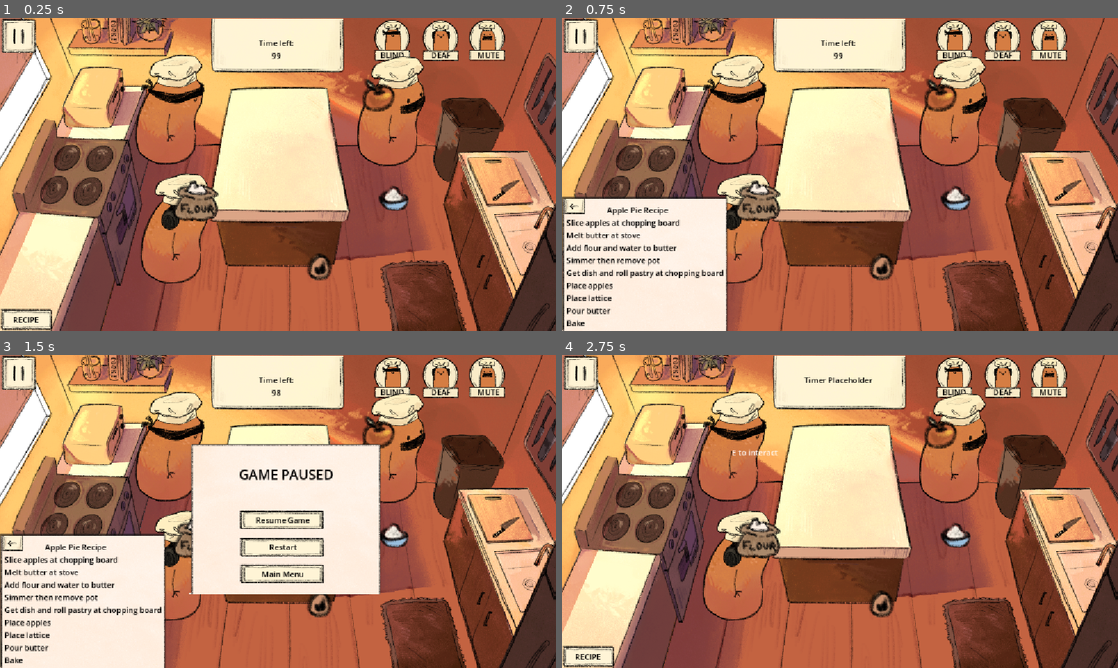
Above: before the commit, frames 1-4 (two rows, left to right).
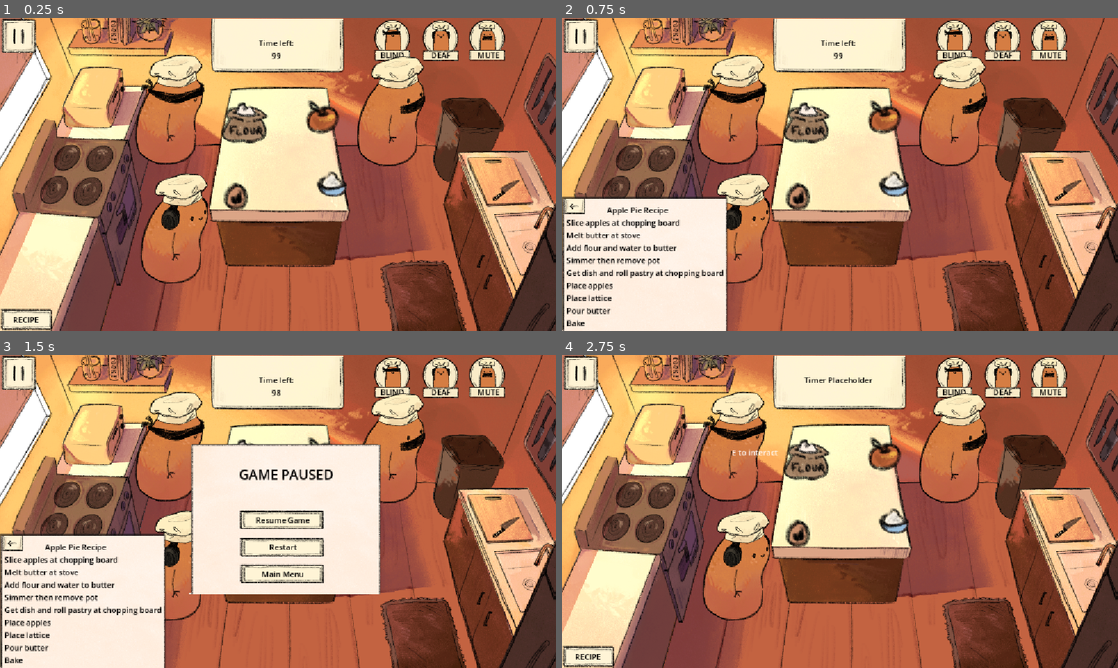
Above: after the commit, the same moments.

Repository: tszyana/SenselessChefs
Game: Godot game, scene res://scenes/kitchen.tscn
Two runs of this game, one before a commit and one after it. Both use one fixed random seed, a clock stepped at 60 frames per second and the inputs below. This scene is started directly instead of the project's main scene. The engine's default icon, where the game draws it, is replaced by a stand-in: a white triangle on a blue panel in a dark square.
Inputs (mouse positions are in pixels of both pictures, inside the frame that each line leads up to):
- Up to frame 1 (0.25 s): no input
- Up to frame 2 (0.75 s): click "RECIPE" at 0.5 s
- Up to frame 3 (1.5 s): click (16, 373) at 1.25 s
- Up to frame 4 (2.75 s): click "Restart" at 2 s

The runs differ from the first frame. In frame 1, 3.7% of the frame differs, in the area x 31-74%, y 19-84%; in frame 2, 3.7%; in frame 3, 1.3%; in frame 4, 3.7%.
Error in both runs: Out of bounds get index '1' (on base: 'Dictionary') (res://scripts/game_state.gd:49)

Commit message:
eggs not on floor

Diff:
--- a/scenes/kitchen.tscn
+++ b/scenes/kitchen.tscn
@@ -471,19 +471,19 @@
 position = Vector2(352, 190)
 
 [node name="Egg" parent="." unique_id=253672139 instance=ExtResource("12_k1jr4")]
-position = Vector2(661, 515)
+position = Vector2(488, 369)
 item_name = "egg"
 
 [node name="Apple" parent="." unique_id=1020376432 instance=ExtResource("12_k1jr4")]
-position = Vector2(784, 159)
+position = Vector2(668, 204)
 item_name = "apple"
 
 [node name="Flour" parent="." unique_id=1281105868 instance=ExtResource("12_k1jr4")]
-position = Vector2(406, 379)
+position = Vector2(507, 217)
 item_name = "flour"
 
 [node name="Salt" parent="." unique_id=545221216 instance=ExtResource("12_k1jr4")]
-position = Vector2(814, 373)
+position = Vector2(686, 344)
 item_name = "salt"
 
 [node name="MicTest" parent="." unique_id=393791460 instance=ExtResource("11_vpxcu")]
